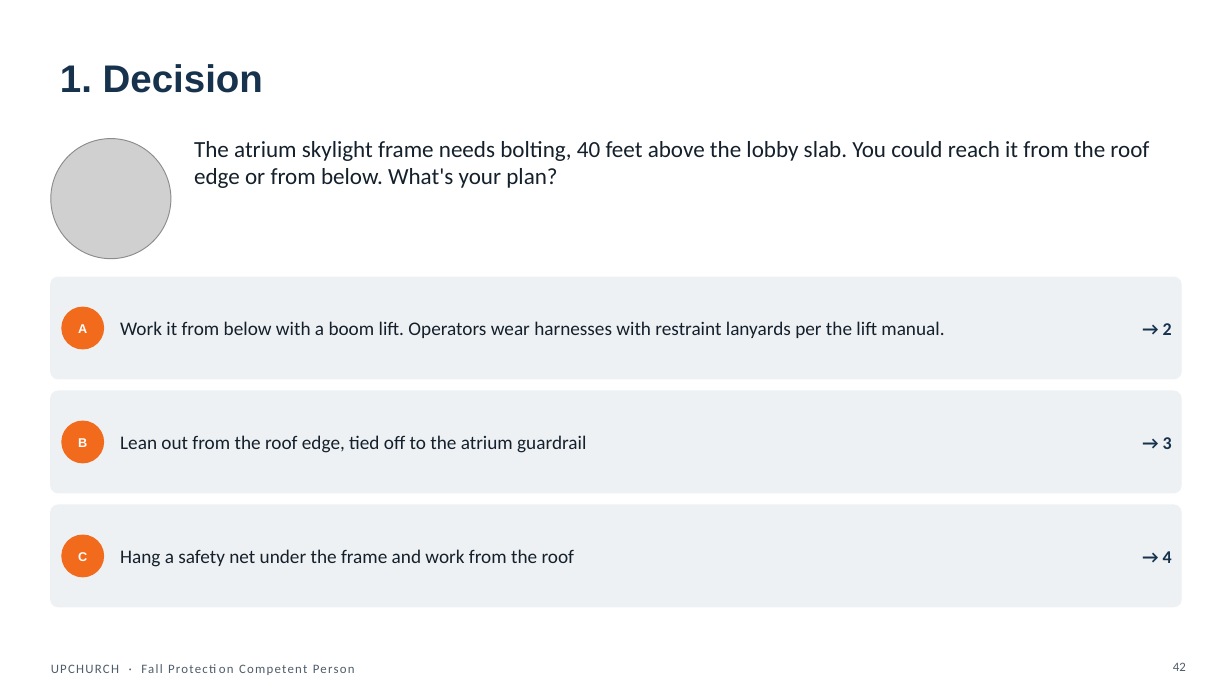
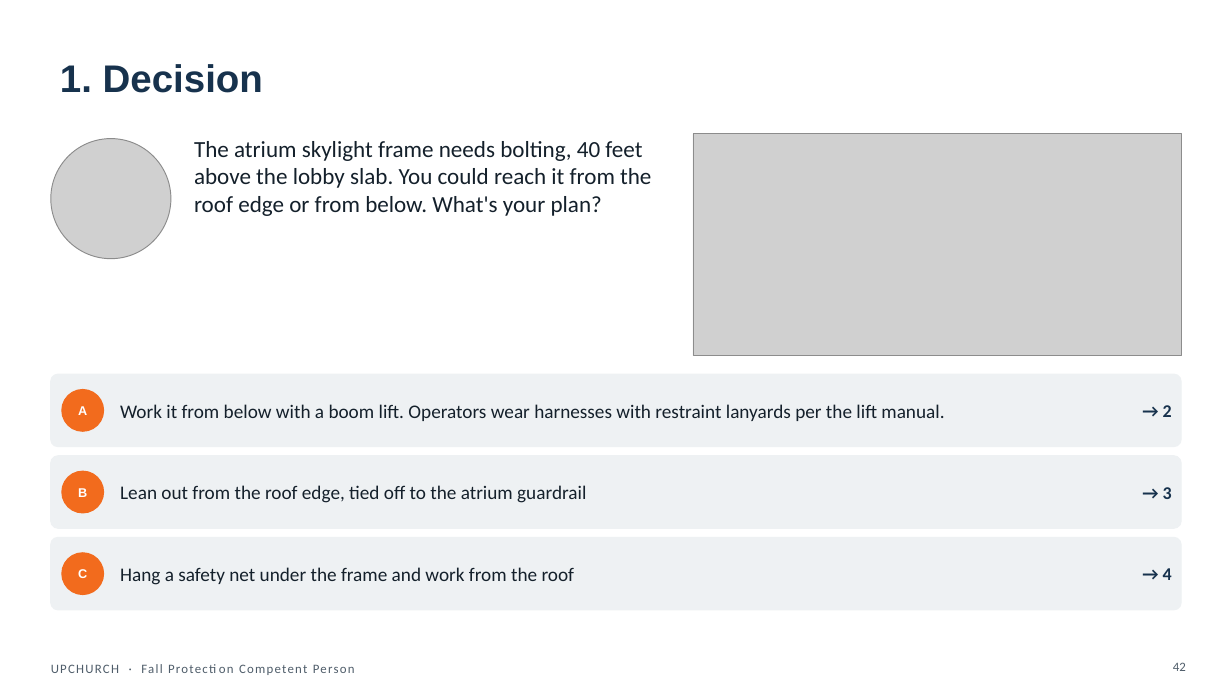
Before and after one commit to jeancastillo1983-max/index, a slide deck: slide 42 of deliverables/powerpoint/FPCP_M4_picking-the-right-system.pptx. Drawn at 1232x693 pixels with LibreOffice and Linux fonts; fonts in the diff are those of the drawing; grey boxes stand for pictures. Boxes give left, top, right and bottom in pixels: in the first picture for what was removed or moved away, otherwise in the second. Text is boxed around its words. In the diff, an @@ line names an element or a change of style, - is before the commit and + after.

```diff
--- a/deliverables/powerpoint/FPCP_M4_picking-the-right-system.pptx
+++ b/deliverables/powerpoint/FPCP_M4_picking-the-right-system.pptx
@@ text "The atrium skylight frame needs ..." rewrapped from box(194, 141, 1149, 188) to box(194, 141, 651, 216) @@
@@ picture added at box(693, 134, 1181, 356) @@
@@ rounded rectangle: place and size @@
-rounded rectangle at box(51, 391, 1181, 493)
+rounded rectangle at box(51, 374, 1181, 446)
@@ text "Work it from below with ...": place and size @@
-text "Work it from below with ..." at box(120, 321, 944, 338)
+text "Work it from below with ..." at box(120, 404, 944, 421)
@@ text "→ 2": place and size @@
-text "→ 2" at box(1163, 323, 1172, 335)
+text "→ 2" at box(1163, 405, 1172, 417)
@@ text "A": place and size @@
-text "A" at box(78, 324, 87, 333)
+text "A" at box(78, 406, 87, 415)
@@ ellipse: place and size @@
-ellipse at box(62, 421, 104, 463)
+ellipse at box(62, 390, 104, 432)
@@ proportions changed in 3 elements at box(51, 538, 1181, 610), box(51, 374, 1181, 446), box(51, 456, 1181, 528) @@
@@ rounded rectangle: place and size @@
-rounded rectangle at box(51, 277, 1181, 379)
+rounded rectangle at box(51, 456, 1181, 528)
@@ text "B": place and size @@
-text "B" at box(78, 438, 87, 447)
+text "B" at box(78, 488, 87, 497)
@@ ellipse: place and size @@
-ellipse at box(62, 308, 104, 349)
+ellipse at box(62, 471, 104, 513)
@@ text "Lean out from the roof ...": place and size @@
-text "Lean out from the roof ..." at box(120, 435, 586, 453)
+text "Lean out from the roof ..." at box(120, 485, 586, 503)
@@ text "→ 3": place and size @@
-text "→ 3" at box(1163, 437, 1172, 449)
+text "→ 3" at box(1163, 487, 1172, 499)
@@ rounded rectangle: place and size @@
-rounded rectangle at box(51, 506, 1181, 607)
+rounded rectangle at box(51, 538, 1181, 610)
@@ text "Hang a safety net under ...": place and size @@
-text "Hang a safety net under ..." at box(120, 549, 575, 567)
+text "Hang a safety net under ..." at box(120, 567, 575, 585)
@@ text "→ 4": place and size @@
-text "→ 4" at box(1163, 551, 1172, 563)
+text "→ 4" at box(1163, 568, 1172, 580)
@@ text "C": place and size @@
-text "C" at box(78, 552, 87, 561)
+text "C" at box(78, 569, 87, 578)
@@ ellipse: place and size @@
-ellipse at box(62, 535, 104, 577)
+ellipse at box(62, 553, 104, 594)
```
Also in this commit, not shown: 14 other slides changed, 2 slides added, 45 other files.
